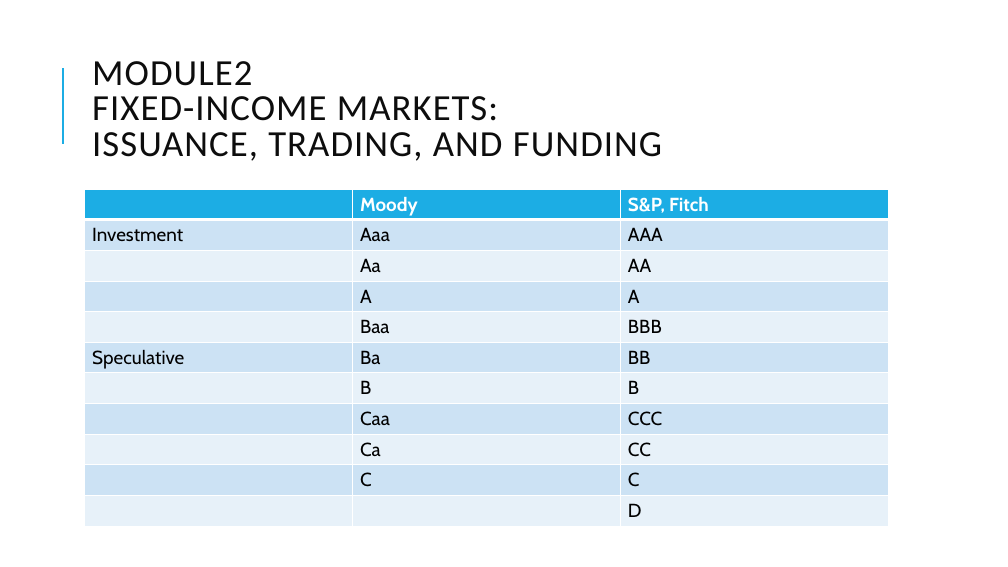
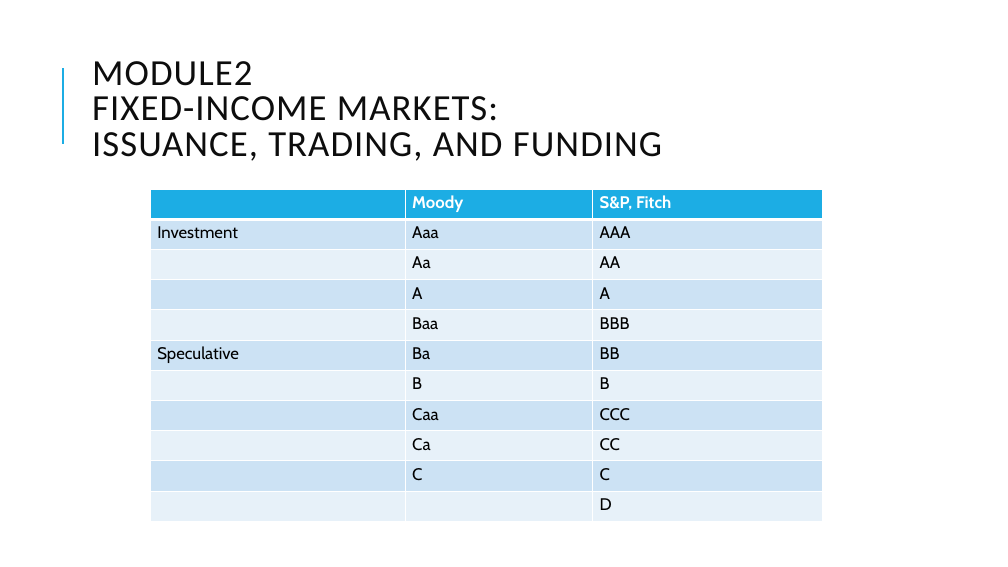
Before and after one commit to Isco0530/data, a slide deck: slide 56 of Fixed Income.pptx. Drawn at 1008x567 pixels with LibreOffice and Linux fonts; fonts in the diff are those of the drawing. Boxes give left, top, right and bottom in pixels: in the first picture for what was removed or moved away, otherwise in the second. Text is boxed around its words. In the diff, an @@ line names an element or a change of style, - is before the commit and + after.

```diff
--- a/Fixed Income.pptx
+++ b/Fixed Income.pptx
@@ table at (150,189,823,522) @@
@@ size 18 to 16 pt @@
@@ table: place and size @@
-table at (85,189,888,526)
+table at (150,189,823,522)
```
Also in this commit, not shown: 6 other slides changed.
